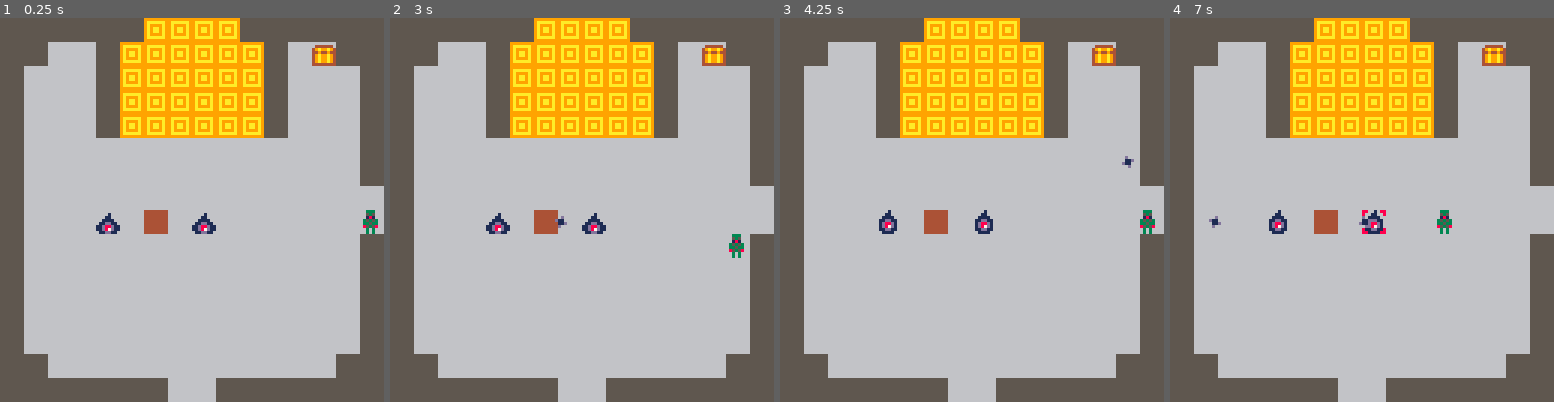
Above: before the commit, frames 1-4 (left to right).
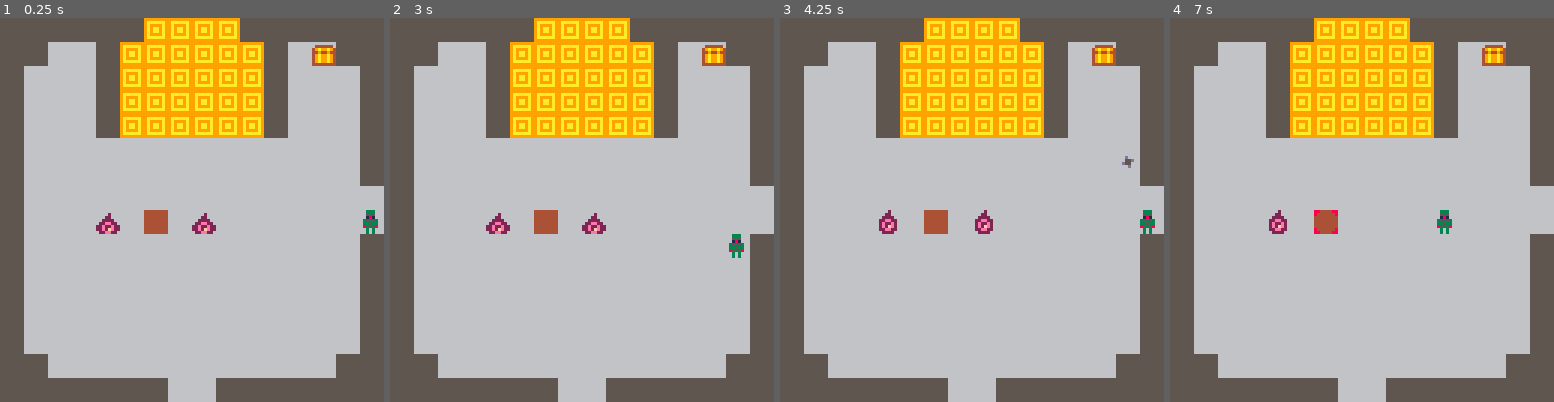
Above: after the commit, the same moments.

Repository: rledford/pico-door
Game: PICO-8 cartridge door.p8
Two runs of this game, one before a commit and one after it. Both use one fixed random seed, a clock stepped at 60 frames per second and the inputs below.
Inputs:
- Up to frame 1 (0.25 s): no input
- Up to frame 2 (3 s): tap O (Z key) at 0.33, 0.7, 1.43, 2.22 s; tap X (X key) at 1.07, 2.07, 2.4, 2.73 s; hold Left 1.97-2.37 s; hold Down 2.42-2.82 s; hold Right from 2.87 s (still down)
- Up to frame 3 (4.25 s): tap X (X key) every 0.33 s from 3.07 to 4.07 s; tap O (Z key) at 3.1, 3.98 s; release Right at 3.53 s; hold Up 3.58-4.08 s; hold Right from 4.13 s (still down)
- Up to frame 4 (7 s): tap X (X key) every 0.33 s from 4.4 to 6.73 s; release Right at 4.53 s; hold Down 4.58-5.08 s; tap O (Z key) at 4.87, 5.75, 6.63 s; hold Left 5.13-5.8 s; hold Up 5.85-6.18 s; hold Left 6.23-6.63 s; hold Down from 6.68 s (still down)

The runs differ from the first frame. In frame 1, 0.4% of the frame differs, in the area x 25-57%, y 50-57%; in frame 2, 0.5%; in frame 3, 0.5%; in frame 4, 0.6%, in the area x 10-57%, y 50-57%.

Commit message:
Add `hp` and `take_damage` to objects. Add shoot sfx.

Diff:
--- a/door.p8
+++ b/door.p8
@@ -12,6 +12,10 @@
 SCREEN_W = 128
 SCREEN_H = 128
 
+IGNORE_GROUP = 0
+PLAYER_GROUP = 1
+ENEMY_GROUP = 2
+
 -- globals --
 -------------
 
@@ -59,8 +63,9 @@
 		spr(20, player.target.x, player.target.y)
 	end
 	if debug then
-		print(camera_pos.x, camera_pos.x + 1, camera_pos.y + 1, 0)
-		print(camera_pos.y, camera_pos.x + 1, camera_pos.y + 1 + 8, 0)
+		print(player.target and player.target.x or 0, camera_pos.x + 1, camera_pos.y + 1, 0)
+		print(player.target and player.target.y or 0, camera_pos.x + 1, camera_pos.y + 1 + 8, 0)
+		print(player.target, camera_pos.x + 1, camera_pos.y + 1 + 16, 0)
 		if player.target ~= nil then
 			local range = get_range(player, player.target)
 			circ(player.x + 4, player.y + 4, range)
@@ -90,7 +95,7 @@
 		this.tile = 32
 		this.fire_rate = 15 -- shoot every {fire_rate} ticks
 		this.fire_timer = 0
-		this.hitbox={x=1,y=2,w=4,h=4}
+		this.hitbox={x=2,y=3,w=3,h=3}
 		this.target=nil
 		this.auto_target_radius = 40
 		this.spr = this.tile
@@ -126,8 +131,10 @@
 			this.target = nil
 		end
 		if btn(k_shoot) and this.fire_timer <= 0 then
+			sfx(0)
 			this.fire_timer = this.fire_rate
 			local proj = init_object(projectile_type, this.x, this.y)
+			add(proj.collision_groups, ENEMY_GROUP)
 			if this.target ~= nil then
 				proj.direction = get_direction({x=this.x, y=this.y}, {x=this.target.x, y=this.target.y})
 			else
@@ -135,12 +142,6 @@
 			end
 		end
 		this.fire_timer = clamp(this.fire_timer - 1, 0, this.fire_rate)
-	end,
-	draw=function(this)
-		spr(this.spr,this.x,this.y,1,1)
-		if this.target ~= nil then
-			spr(20, this.target.x, this.target.y)
-		end
 	end
 }
 
@@ -148,7 +149,8 @@
 	init=function(this)
 		this.tile = 30
 		this.targetable = false
-		this.target=nil -- TODO: implement homing
+		this.target = nil -- TODO: implement homing
+		this.hitbox = {x=3,y=3,w=2,h=2}
 		this.spr = this.tile
 		this.anim_frame = 1
 		this.anim_rate = 8
@@ -156,6 +158,8 @@
 		this.spd = 1.25
 		this.direction = {x=0, y=0}
 		this.lifetime = 120
+		this.collision_groups = {}
+		this.damage = 1
 	end,
 	update=function(this)
 		this.anim_frame += 1
@@ -166,13 +170,17 @@
 		end
 		this.x += this.direction.x * this.spd
 		this.y += this.direction.y * this.spd
-		if this.lifetime <= 0 then
+		if this.lifetime <= 0 or is_move_to_next_room(this.x, this.y) then
 			destroy_object(this)
 			return
 		end
-	end,
-	draw=function(this)
-		spr(this.spr,this.x,this.y,1,1)
+		local col = this.collide(this.collision_groups)
+		if col ~= nil then
+			if col.take_damage ~= nil then
+				col.take_damage(this.damage)
+			end
+			destroy_object(this)
+		end
 	end
 }
 
@@ -186,13 +194,15 @@
 		this.fire_timer=0
 		this.reload_rate=30 -- reload in {reloat_rate} ticks
 		this.reload_ticks=0
-		this.hitbox={x=1,y=3,w=5,h=4}
+		this.hitbox={x=2,y=3,w=4,h=5}
 		this.target=nil
 		this.auto_target_radius=32 -- distance in pixels for auto-targeting objects
 		this.spr = this.tile
 		this.anim_frame = 1
 		this.anim_rate = 16
 		this.threat = 1
+		this.group = ENEMY_GROUP
+		this.hp = 3
 	end,
 	update=function(this)
 		this.anim_frame += 1
@@ -200,9 +210,6 @@
 			this.anim_frame = 1
 			this.spr = this.spr == 49 and 48 or 49
 		end
-	end,
-	draw=function(this)
-		spr(this.spr,this.x,this.y,1,1)
 	end
 }
 
@@ -210,11 +217,20 @@
 	init=function(this)
 		this.tile = 3
 		this.spr = this.tile
+		this.group = ENEMY_GROUP
+		this.hp = 10
+	end,
+	take_damage=function(this, amount)
+		this.hp -= amount
+		if this.hp <= 0 then
+			--play destroy sound
+			--spawn particles
+			destroy_object(this)
+		else
+			-- play hit sound
+		end
 	end,
 	update=function(this)
-	end,
-	draw=function(this)
-		spr(this.spr,this.x,this.y,1,1)
 	end
 }
 
@@ -224,7 +240,7 @@
 function init_object(type,x,y)
 	local obj = {}
 	obj.type = type
-	obj.collideable = true
+	obj.collidable = true
 	obj.targetable = true
 	obj.spr = type.tile
 	obj.flip = {x=false,y=false}
@@ -234,23 +250,22 @@
 	obj.spd = 1
 	obj.moves = {}
 	obj.threat = 0
-
-	obj.collide=function(type,ox,oy)
+	obj.group = IGNORE_GROUP
+	obj.hp = 1
+
+	obj.collide=function(groups)
 		local other
 		for i=1,count(objects) do
 			other = objects[i]
-			if other ~= nil and other.type == type and other ~= obj and other.collideable and
-				other.x+other.hitbox.x+other.hitbox.w > obj.x+obj.hitbox.x+ox and
-				other.y+other.hitbox.y+other.hitbox.h > obj.y+obj.hitbox.y+oy and
-				other.x+other.hitbox.x < obj.x+obj.hitbox.x+obj.hitbox.w+ox and
-				other.y+other.hitbox.y < obj.y+obj.hitbox.y+obj.hitbox.h+oy then
+			if other ~= nil and other ~= obj and
+				other.collidable and index_of(groups, other.group) > 0 and
+				other.x+other.hitbox.x+other.hitbox.w > obj.x+obj.hitbox.x and
+				other.y+other.hitbox.y+other.hitbox.h > obj.y+obj.hitbox.y and
+				other.x+other.hitbox.x < obj.x+obj.hitbox.x+obj.hitbox.w and
+				other.y+other.hitbox.y < obj.y+obj.hitbox.y+obj.hitbox.h then
 				return other
 			end
 		end
-	end
-
-	obj.check=function(type,ox,oy)
-		return obj.collide(type,ox,oy)
 	end
 
 	obj.move=function()
@@ -277,6 +292,17 @@
 
 	obj.move_to = function(x,y)
 		add(obj.moves, {x=x, y=y})
+	end
+
+	obj.take_damage = function(amount)
+		if obj.type.take_damage ~= nil then
+			obj.type.take_damage(obj, amount)
+		else
+			obj.hp -= amount
+			if obj.hp <= 0 then
+				destroy_object(obj)
+			end
+		end
 	end
 
 	add(objects, obj)
@@ -326,10 +352,10 @@
 	if obj.type.draw ~= nil then
 		obj.type.draw(obj)
 	elseif obj.spr > 0 then
-		spr(obj.spr, obj.x, obj.y, 1, 1)
+		spr(obj.spr, obj.x, obj.y)
 	end
 	if debug then
-		rect(obj.x+obj.hitbox.x,obj.y+obj.hitbox.y,obj.x+obj.hitbox.x+obj.hitbox.w,obj.y+obj.hitbox.y+obj.hitbox.h,8)
+		rect(obj.x+obj.hitbox.x,obj.y+obj.hitbox.y,obj.x+obj.hitbox.x+obj.hitbox.w-1,obj.y+obj.hitbox.y+obj.hitbox.h-1,8)
 	end
 end
 
@@ -429,8 +455,8 @@
 66666666667666766666666655555555880000880000000000000000000000000000000000000000000000000000000000000000000000000000000000000000
 66666666667766776666666655155155800000080000000000000000000000000000000000000000000000000000000000000000000000000000000000000000
 6655665566556655665555665555555500000000000000000000000000000000000000000000000000000000000000000000000000000000000d00000000d000
-666666666666666666566566515555150000000000000000000000000000000000000000000000000000000000000000000000000000000000011d0000d11000
-666666666766676666566566515555150000000000000000000000000000000000000000000000000000000000000000000000000000000000d1100000011d00
+666666666666666666566566515555150000000000000000000000000000000000000000000000000000000000000000000000000000000000055d0000d11000
+666666666766676666566566515555150000000000000000000000000000000000000000000000000000000000000000000000000000000000d5500000011d00
 66666666677667766655556655555555000000000000000000000000000000000000000000000000000000000000000000000000000000000000d000000d0000
 65566556655665566666666655155155800000080000000000000000000000000000000000000000000000000000000000000000000000000000000000000000
 66666666666666666666666655555555880000880000000000000000000000000000000000000000000000000000000000000000000000000000000000000000
@@ -442,14 +468,14 @@
 08535800000000000000000000000000000000000000000000000000000000000000000000000000000000000000000000000000000000000000000000000000
 00303000000000000000000000000000000000000000000000000000000000000000000000000000000000000000000000000000000000000000000000000000
 00303000000000000000000000000000000000000000000000000000000000000000000000000000000000000000000000000000000000000000000000000000
-00001000000000000000000000000000000000000000000000000000000000000000000000000000000000000000000000000000000000000000000000000000
-00011000000010000000000000000000000000000000000000000000000000000000000000000000000000000000000000000000000000000000000000000000
-00111100000110000000000000000000000000000000000000000000000000000000000000000000000000000000000000000000000000000000000000000000
-011dd110001111000000000000000000000000000000000000000000000000000000000000000000000000000000000000000000000000000000000000000000
-01d88d10011dd1100000000000000000000000000000000000000000000000000000000000000000000000000000000000000000000000000000000000000000
-01d87d1011d88d110000000000000000000000000000000000000000000000000000000000000000000000000000000000000000000000000000000000000000
-011dd11011d87d110000000000000000000000000000000000000000000000000000000000000000000000000000000000000000000000000000000000000000
-00111100011dd1100000000000000000000000000000000000000000000000000000000000000000000000000000000000000000000000000000000000000000
+00002000000000000000000000000000000000000000000000000000000000000000000000000000000000000000000000000000000000000000000000000000
+00022000000020000000000000000000000000000000000000000000000000000000000000000000000000000000000000000000000000000000000000000000
+00222200000220000000000000000000000000000000000000000000000000000000000000000000000000000000000000000000000000000000000000000000
+022ee220002222000000000000000000000000000000000000000000000000000000000000000000000000000000000000000000000000000000000000000000
+02e22e20022ee2200000000000000000000000000000000000000000000000000000000000000000000000000000000000000000000000000000000000000000
+02e2fe2022e22e220000000000000000000000000000000000000000000000000000000000000000000000000000000000000000000000000000000000000000
+022ee22022e2fe220000000000000000000000000000000000000000000000000000000000000000000000000000000000000000000000000000000000000000
+00222200022ee2200000000000000000000000000000000000000000000000000000000000000000000000000000000000000000000000000000000000000000
 __gff__
 0001000300010000000000000000000000020409000000000000000000000000000000000000000000000000000000000000000000000000000000000000000000000000000000000000000000000000000000000000000000000000000000000000000000000000000000000000000000000000000000000000000000000000
 0000000000000000000000000000000000000000000000000000000000000000000000000000000000000000000000000000000000000000000000000000000000000000000000000000000000000000000000000000000000000000000000000000000000000000000000000000000000000000000000000000000000000000
Not shown, changed: the sound effects (__sfx__) section of door.p8
